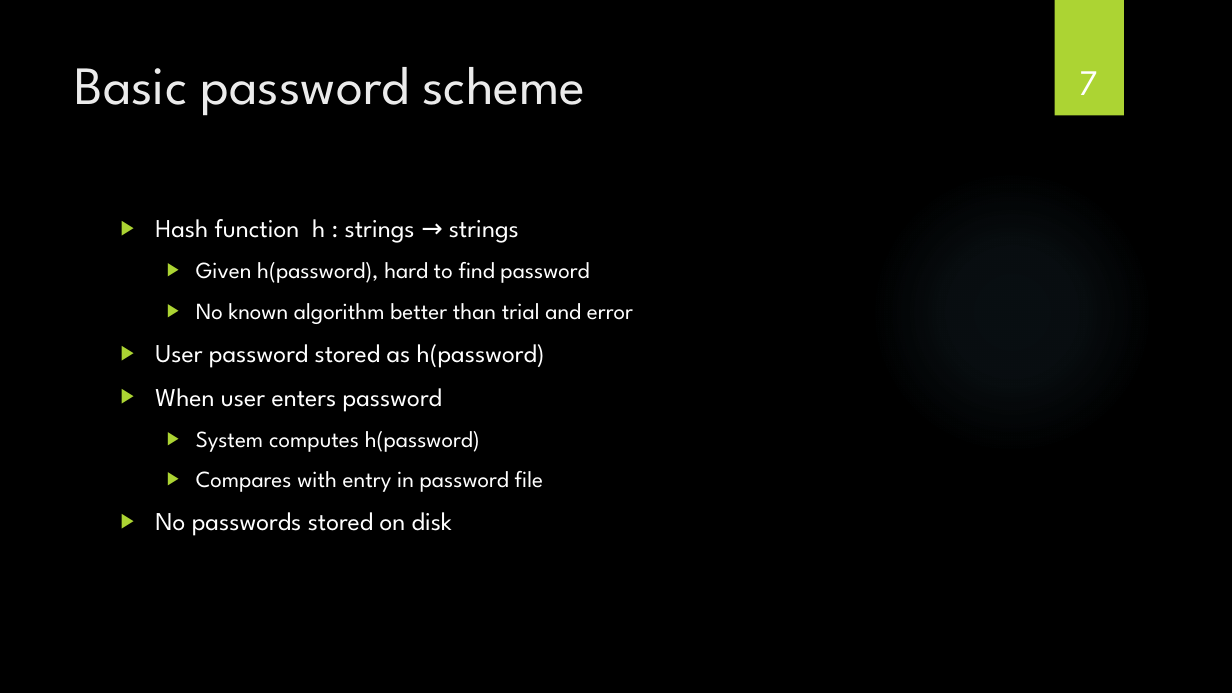
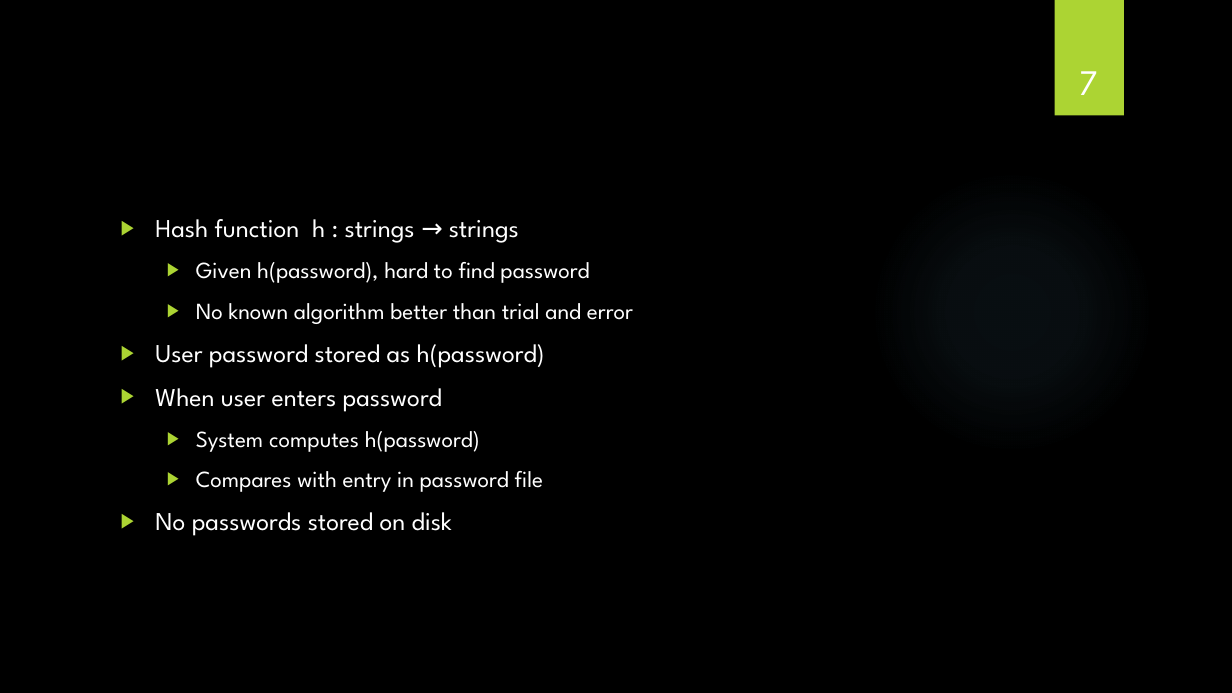
Before and after one commit to gtfarng/dcw, a slide deck: slide 7 of slide/aj.warodom/powerpoint/07 - Web Security.pptx. Drawn at 1232x693 pixels with LibreOffice and Linux fonts; fonts in the diff are those of the drawing; background and template pictures are left out. Boxes give left, top, right and bottom in pixels: in the first picture for what was removed or moved away, otherwise in the second. Text is boxed around its words. In the diff, an @@ line names an element or a change of style, - is before the commit and + after.

```diff
--- a/slide/aj.warodom/powerpoint/07 - Web Security.pptx
+++ b/slide/aj.warodom/powerpoint/07 - Web Security.pptx
@@ title removed at (x1=75, y1=67, x2=585, y2=116) @@
-Basic password scheme
```
Also in this commit, not shown: 1 other slide changed, 3 other files.
